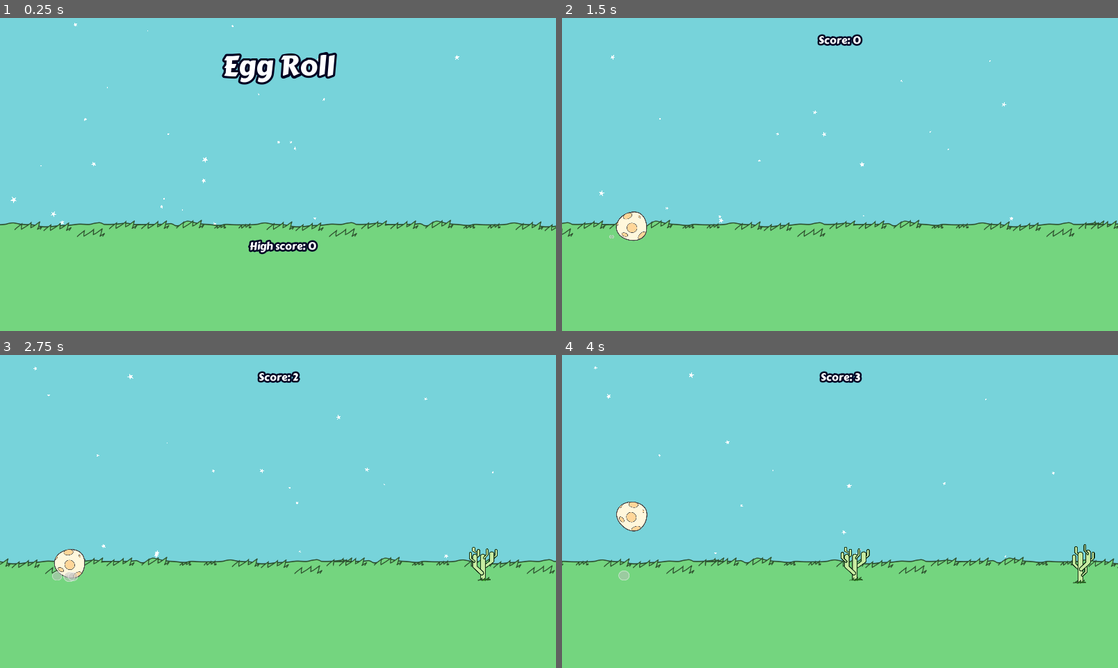
Above: before the commit, frames 1-4 (two rows, left to right).
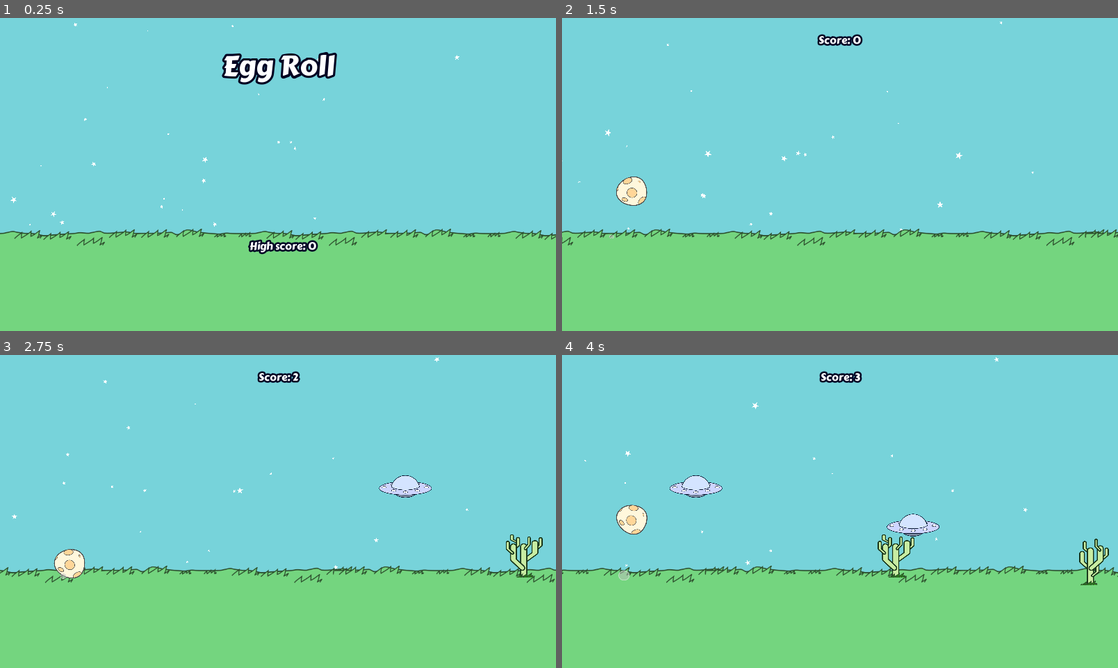
Above: after the commit, the same moments.

Repository: deutandev/Godot-Egg-Roll
Game: Godot game, scene res://src/UI/title.tscn
Same seed, same stepped clock (60 frames per second), same inputs: the game is played once before the commit and once after it.
Inputs:
- Up to frame 1 (0.25 s): no input
- Up to frame 2 (1.5 s): tap Space (jump) at 0.6, 0.77, 1.07, 1.35 s
- Up to frame 3 (2.75 s): tap Space (jump) at 1.52, 1.82, 2.1 s
- Up to frame 4 (4 s): tap Space (jump) at 2.85, 3.02, 3.32, 3.6, 3.77 s

The runs differ from the first frame. In frame 1, 3.8% of the frame differs, in the area x 0-100%, y 64-73%; in frame 2, 4.6%; in frame 3, 4.8%; in frame 4, 5.9%, in the area x 0-100%, y 0-74%.

Commit message:
Increase UFO spwan interval

Diff:
--- a/src/Main/Main.gd
+++ b/src/Main/Main.gd
@@ -2,21 +2,29 @@
 
 
 onready var score_label = $Control/CanvasLayer/ScoreLabel
+onready var player_pos = $PlayerNode.position.y
 const OBSTACLE = preload("res://src/Obstacles/Obstacle.tscn")
 const OBS = preload("res://src/Obstacles/Obstacle2.tscn")
+const UFO = preload("res://src/Obstacles/UFO.tscn")
 var obs_list = [OBSTACLE, OBS]
 
 
 func _ready():
 	Global.current_score = 0
 	Global.obs_speed = 350
+	get_random_spawn_time()
+
+
+func get_random_spawn_time():
+	randomize()
+	return rand_range(0.7, 3)
 
 
 func _on_ObstacleTimer_timeout():
 	var obs = obs_list[randi() % obs_list.size()].instance()
-	obs.position.y = $PlayerNode.position.y
+	obs.position.y = player_pos
 	add_child(obs)
-	$ObstacleTimer.wait_time = rand_range(0.5, 3)
+	$ObstacleTimer.wait_time = get_random_spawn_time()
 
 
 func _on_ScoreTimer_timeout():
--- a/src/Main/Main.tscn
+++ b/src/Main/Main.tscn
@@ -1,9 +1,10 @@
-[gd_scene load_steps=6 format=2]
+[gd_scene load_steps=7 format=2]
 
 [ext_resource path="res://src/Player/Player.tscn" type="PackedScene" id=1]
 [ext_resource path="res://src/Main/Main.gd" type="Script" id=2]
 [ext_resource path="res://src/bg/Background.tscn" type="PackedScene" id=3]
 [ext_resource path="res://src/UI/ui_theme.tres" type="Theme" id=4]
+[ext_resource path="res://src/Main/UFOspawner.tscn" type="PackedScene" id=5]
 
 [sub_resource type="RectangleShape2D" id=1]
 extents = Vector2( 57.145, 8.00006 )
@@ -26,7 +27,6 @@
 shape = SubResource( 1 )
 
 [node name="ObstacleTimer" type="Timer" parent="."]
-wait_time = 1.5
 autostart = true
 
 [node name="Control" type="Control" parent="."]
@@ -53,5 +53,7 @@
 autostart = true
 
 [node name="Background" parent="." instance=ExtResource( 3 )]
+
+[node name="UFOspawner" parent="." instance=ExtResource( 5 )]
 [connection signal="timeout" from="ObstacleTimer" to="." method="_on_ObstacleTimer_timeout"]
 [connection signal="timeout" from="ScoreTimer" to="." method="_on_ScoreTimer_timeout"]
--- /dev/null
+++ b/src/Main/UFOspawner.gd
@@ -0,0 +1,13 @@
+extends Node2D
+
+
+
+const UFO = preload("res://src/Obstacles/UFO.tscn")
+
+
+func _on_SpawnTimer_timeout():
+	var ufo_obj = UFO.instance()
+	ufo_obj.position.y = rand_range(300, 450)
+	ufo_obj.position.x = 1500
+	add_child(ufo_obj)
+	$SpawnTimer.wait_time = rand_range(5, 90) * 10
--- /dev/null
+++ b/src/Main/UFOspawner.tscn
@@ -0,0 +1,10 @@
+[gd_scene load_steps=2 format=2]
+
+[ext_resource path="res://src/Main/UFOspawner.gd" type="Script" id=1]
+
+[node name="UFOspawner" type="Node2D"]
+script = ExtResource( 1 )
+
+[node name="SpawnTimer" type="Timer" parent="."]
+autostart = true
+[connection signal="timeout" from="SpawnTimer" to="." method="_on_SpawnTimer_timeout"]
--- a/src/Obstacles/Obstacle.gd
+++ b/src/Obstacles/Obstacle.gd
@@ -4,7 +4,7 @@
 func _process(delta):
 	position.x -= Global.obs_speed * delta
 	if Global.current_score % 50 == 0:
-		Global.obs_speed += 0.7
+		Global.obs_speed += 0.5
 
 
 func _on_VisibilityNotifier2D_viewport_exited(viewport):
--- a/src/Obstacles/Obstacle.tscn
+++ b/src/Obstacles/Obstacle.tscn
@@ -4,11 +4,11 @@
 [ext_resource path="res://src/img/cactus.png" type="Texture" id=2]
 
 [sub_resource type="CapsuleShape2D" id=1]
-radius = 24.057
-height = 39.7784
+radius = 30.3973
+height = 49.3895
 
 [node name="Obstacle" type="Area2D"]
-position = Vector2( 1334.29, 568 )
+position = Vector2( 1709.06, 543.103 )
 collision_layer = 4
 collision_mask = 2
 script = ExtResource( 1 )
@@ -18,13 +18,15 @@
 }
 
 [node name="Sprite" type="Sprite" parent="."]
-scale = Vector2( 0.391146, 0.391146 )
+position = Vector2( 0, -4.23782 )
+scale = Vector2( 0.5, 0.463467 )
 texture = ExtResource( 2 )
 
 [node name="VisibilityNotifier2D" type="VisibilityNotifier2D" parent="."]
-position = Vector2( -0.262619, -0.499068 )
-scale = Vector2( 2.73809, 4.2575 )
+position = Vector2( -0.262721, 2.41425 )
+scale = Vector2( 3.05593, 5.42521 )
 
 [node name="CollisionShape2D" type="CollisionShape2D" parent="."]
+position = Vector2( 0, 2.1189 )
 shape = SubResource( 1 )
 [connection signal="viewport_exited" from="VisibilityNotifier2D" to="." method="_on_VisibilityNotifier2D_viewport_exited"]
--- a/src/Obstacles/Obstacle2.tscn
+++ b/src/Obstacles/Obstacle2.tscn
@@ -4,10 +4,10 @@
 [ext_resource path="res://src/img/cactus2.png" type="Texture" id=2]
 
 [sub_resource type="RectangleShape2D" id=1]
-extents = Vector2( 30.674, 37.055 )
+extents = Vector2( 39.6531, 42.2921 )
 
 [node name="Obstacle" type="Area2D"]
-position = Vector2( 1334.29, 568 )
+position = Vector2( 1586.01, 568 )
 collision_layer = 4
 collision_mask = 2
 script = ExtResource( 1 )
@@ -17,13 +17,15 @@
 }
 
 [node name="Sprite" type="Sprite" parent="."]
-scale = Vector2( 0.391146, 0.391146 )
+position = Vector2( 17.4617, -17.8775 )
+scale = Vector2( 0.5, 0.5 )
 texture = ExtResource( 2 )
 
 [node name="VisibilityNotifier2D" type="VisibilityNotifier2D" parent="."]
-position = Vector2( 0.621277, 1.62224 )
-scale = Vector2( 3.32145, 4.04537 )
+position = Vector2( 14.0067, -14.473 )
+scale = Vector2( 3.9045, 4.7381 )
 
 [node name="CollisionShape2D" type="CollisionShape2D" parent="."]
+position = Vector2( 16.0458, -18.8775 )
 shape = SubResource( 1 )
 [connection signal="viewport_exited" from="VisibilityNotifier2D" to="." method="_on_VisibilityNotifier2D_viewport_exited"]
--- /dev/null
+++ b/src/Obstacles/UFO.gd
@@ -0,0 +1,13 @@
+extends Area2D
+
+
+func _on_UFO_body_entered(body):
+	queue_free()
+
+
+func _process(delta):
+	position.x -= 500 * delta
+
+
+func _on_VisibilityNotifier2D_screen_exited():
+	queue_free()
--- /dev/null
+++ b/src/Obstacles/UFO.tscn
@@ -0,0 +1,25 @@
+[gd_scene load_steps=4 format=2]
+
+[ext_resource path="res://src/img/ufo.png" type="Texture" id=1]
+[ext_resource path="res://src/Obstacles/UFO.gd" type="Script" id=2]
+
+[sub_resource type="CapsuleShape2D" id=1]
+radius = 11.362
+height = 95.1752
+
+[node name="UFO" type="Area2D"]
+script = ExtResource( 2 )
+
+[node name="Sprite" type="Sprite" parent="."]
+scale = Vector2( 0.214127, 0.214127 )
+texture = ExtResource( 1 )
+
+[node name="CollisionShape2D" type="CollisionShape2D" parent="."]
+position = Vector2( 0, 7 )
+rotation = 1.5708
+shape = SubResource( 1 )
+
+[node name="VisibilityNotifier2D" type="VisibilityNotifier2D" parent="."]
+scale = Vector2( 6.0705, 2.59094 )
+[connection signal="body_entered" from="." to="." method="_on_UFO_body_entered"]
+[connection signal="screen_exited" from="VisibilityNotifier2D" to="." method="_on_VisibilityNotifier2D_screen_exited"]
--- a/src/Player/Player.gd
+++ b/src/Player/Player.gd
@@ -3,8 +3,8 @@
 
 #Jump
 export var fall_gravity_scale := 200.0
-export var low_jump_gravity_scale := 150.0
-export var jump_power := 680.0
+export var low_jump_gravity_scale := 180.0
+export var jump_power := 700.0
 var jump_released = false
 
 #Physics
--- a/src/bg/Background.tscn
+++ b/src/bg/Background.tscn
@@ -23,7 +23,7 @@
 [node name="ColorRect" type="ColorRect" parent="ParallaxBackground"]
 anchor_right = 1.0
 anchor_bottom = 1.0
-margin_top = 484.0
+margin_top = 504.0
 color = Color( 0.458824, 0.839216, 0.501961, 1 )
 __meta__ = {
 "_edit_use_anchors_": false
@@ -33,5 +33,5 @@
 motion_mirroring = Vector2( 1689, 0 )
 
 [node name="Sprite" type="Sprite" parent="ParallaxBackground/ParallaxLayer"]
-position = Vector2( 693.233, 484 )
+position = Vector2( 693.233, 504 )
 texture = ExtResource( 2 )
Not shown, changed: .mono/metadata/ide_messaging_meta.txt
Not shown, added: .directory
